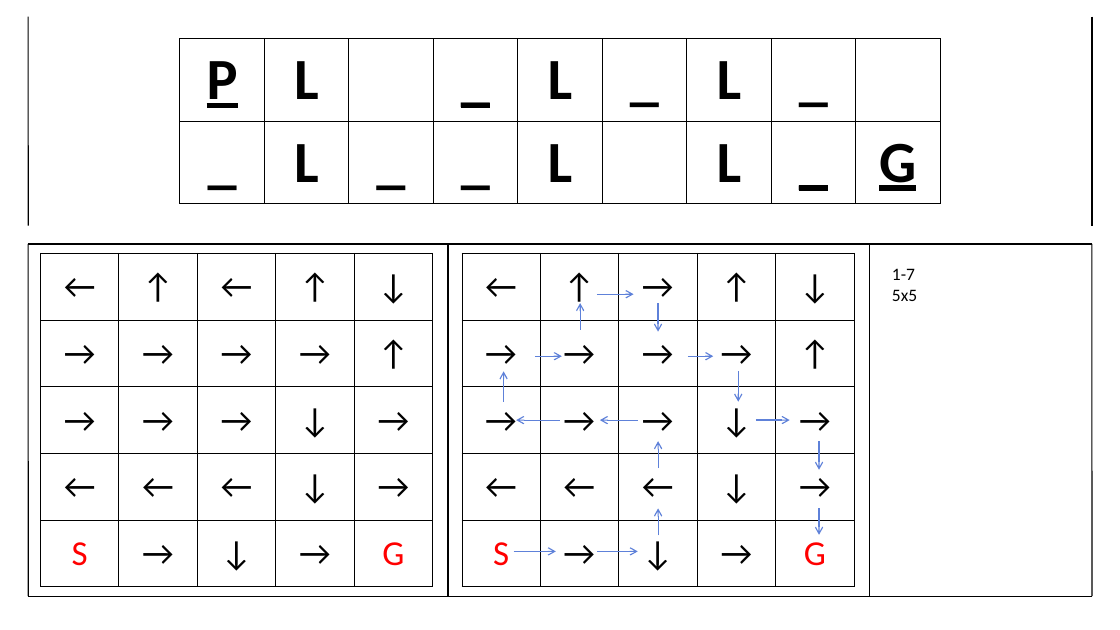
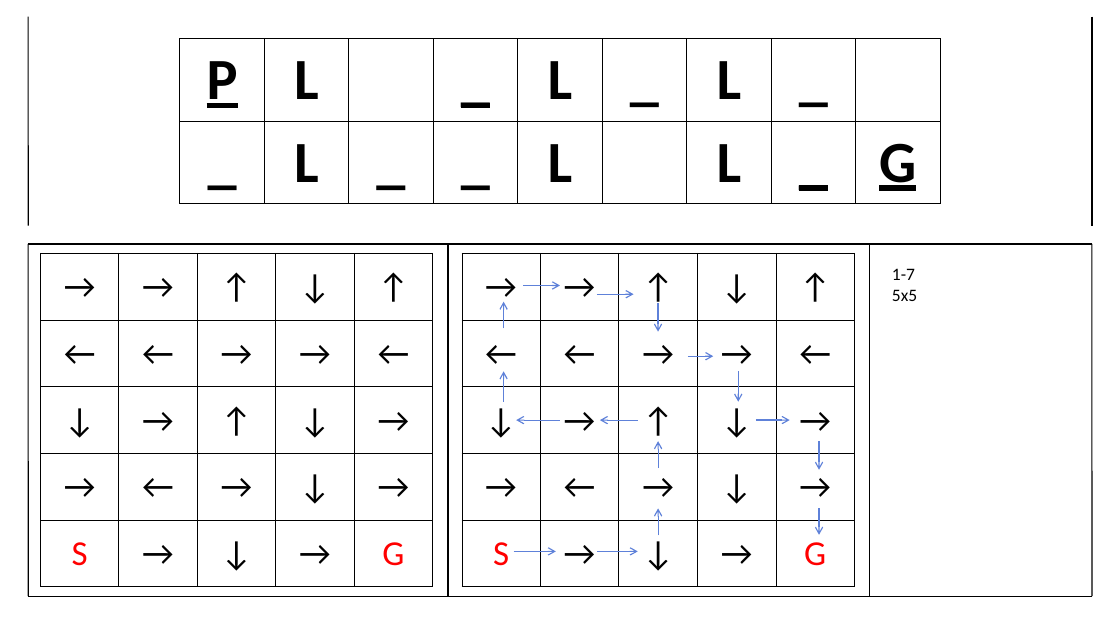
Before and after one commit to BSF0124/Brain-Control, a slide deck: slide 7 of etc/레벨디자인.pptx. Drawn at 1120x630 pixels with LibreOffice and Linux fonts; fonts in the diff are those of the drawing. Boxes give left, top, right and bottom in pixels: in the first picture for what was removed or moved away, otherwise in the second. Text is boxed around its words. In the diff, an @@ line names an element or a change of style, - is before the commit and + after.

```diff
--- a/etc/레벨디자인.pptx
+++ b/etc/레벨디자인.pptx
@@ table at (x1=40, y1=254, x2=434, y2=587) @@
-row 1: ← | ↑ | ← | ↑ | ↓
+row 1: → | → | ↑ | ↓ | ↑
-row 2: → | → | → | → | ↑
+row 2: ← | ← | → | → | ←
-row 3, column 1: →
+row 3, column 1: ↓
-row 3, column 3: →
+row 3, column 3: ↑
-row 4, column 1: ←
+row 4, column 1: →
-row 4, column 3: ←
+row 4, column 3: →
@@ table at (x1=462, y1=254, x2=856, y2=587) @@
-row 1: ← | ↑ | → | ↑ | ↓
+row 1: → | → | ↑ | ↓ | ↑
-row 2: → | → | → | → | ↑
+row 2: ← | ← | → | → | ←
-row 3, column 1: →
+row 3, column 1: ↓
-row 3, column 3: →
+row 3, column 3: ↑
-row 4, column 1: ←
+row 4, column 1: →
-row 4, column 3: ←
+row 4, column 3: →
@@ elbow arrow moved from (535, 356) - (562, 356) to (523, 286) - (560, 286) @@
@@ elbow arrow moved from (581, 329) - (581, 303) to (504, 329) - (504, 302) @@
```
Also in this commit, not shown: 4 other files.
